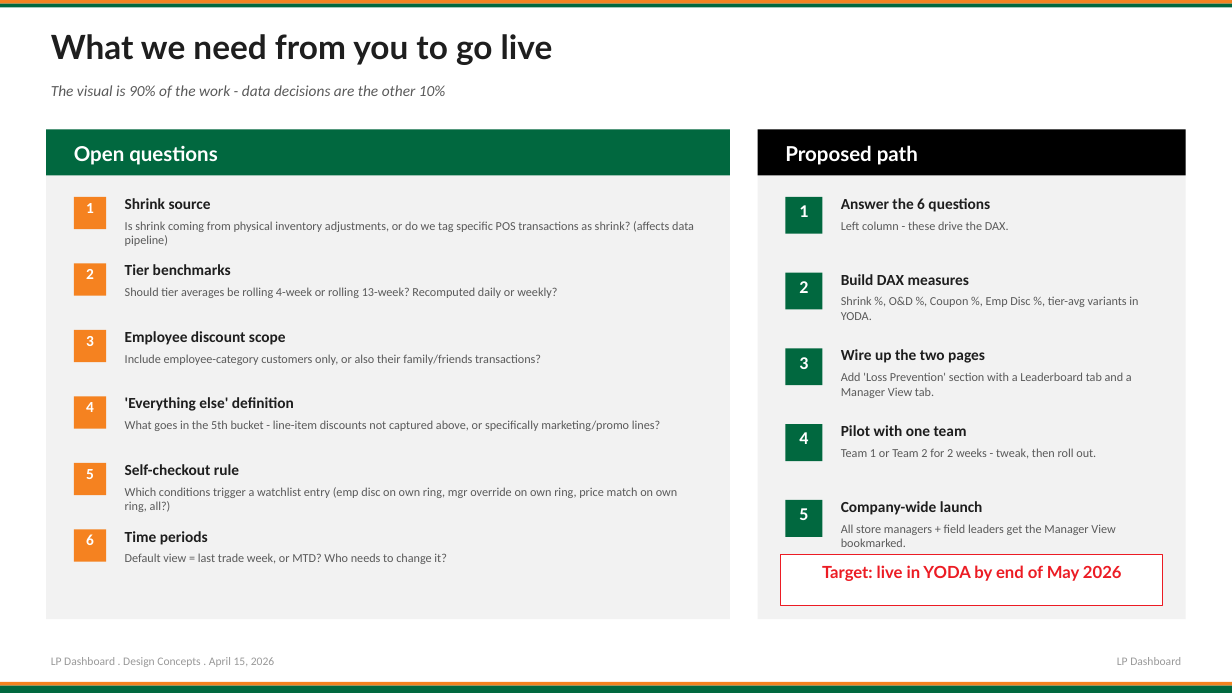
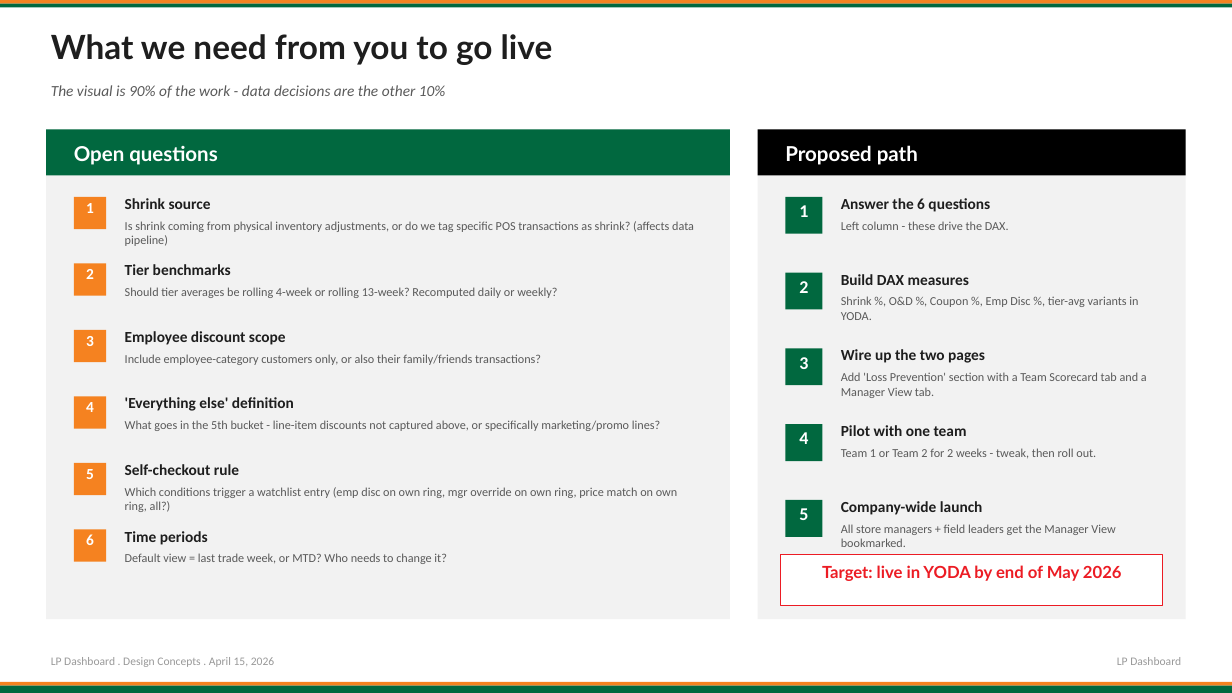
Before and after one commit to scottaubuchon/aubuchon-it-command-center, a slide deck: slide 7 of public/lab/lp-dashboard/LP_Dashboard_Design_Concepts.pptx. Drawn at 1232x693 pixels with LibreOffice and Linux fonts; fonts in the diff are those of the drawing. Boxes give left, top, right and bottom in pixels: in the first picture for what was removed or moved away, otherwise in the second. Text is boxed around its words. In the diff, an @@ line names an element or a change of style, - is before the commit and + after.

Commit message:
rename: Store Leaderboard -> Team Scorecard in deck

```diff
--- a/public/lab/lp-dashboard/LP_Dashboard_Design_Concepts.pptx
+++ b/public/lab/lp-dashboard/LP_Dashboard_Design_Concepts.pptx
@@ text at (841,372,1147,398): text changed @@
-Add 'Loss Prevention' section with a Leaderboard tab and a Manager View tab.
+Add 'Loss Prevention' section with a Team Scorecard tab and a Manager View tab.
```
Also in this commit, not shown: 2 other slides changed.
